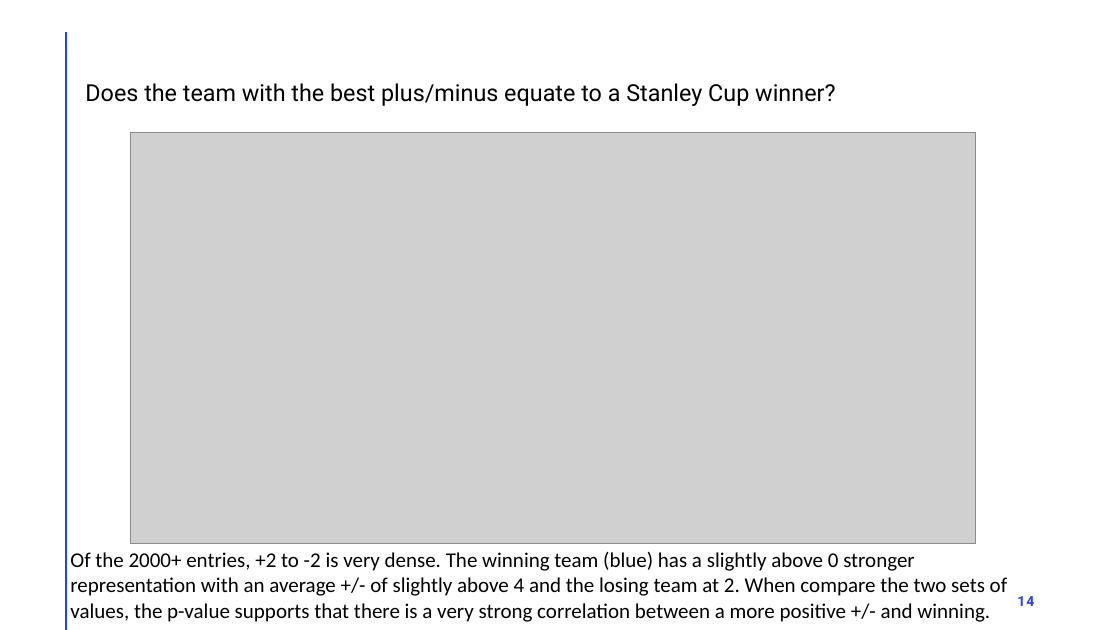
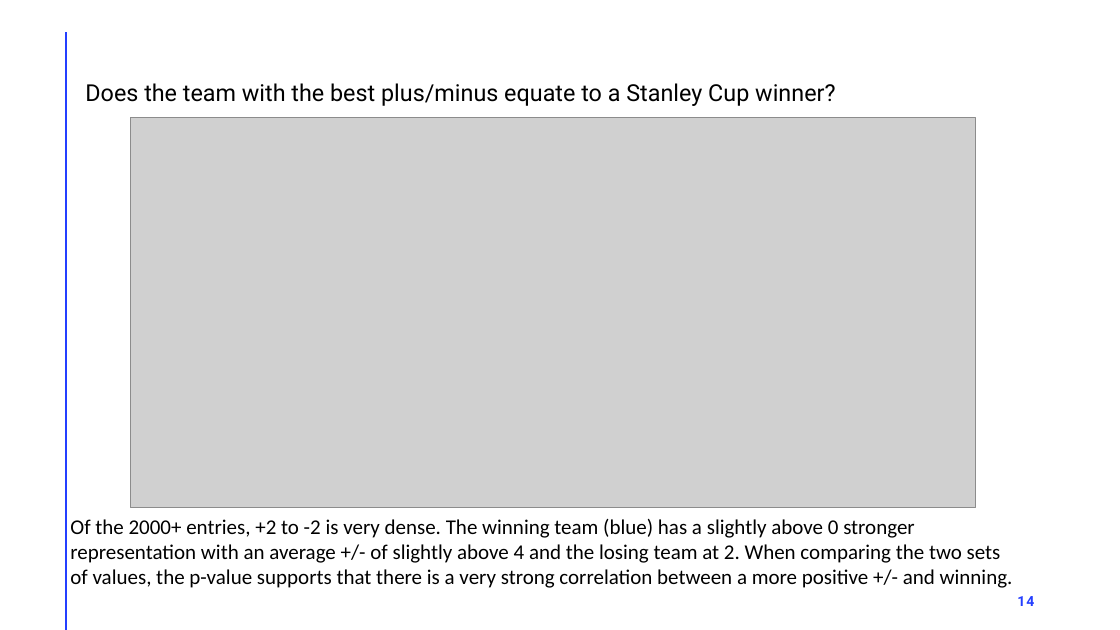
Before and after one commit to rbrennan55/project-sports-analytics-NHL, a slide deck: slide 14 of project-1-nhl.pptx. Drawn at 1120x630 pixels with LibreOffice and Linux fonts; fonts in the diff are those of the drawing; grey boxes stand for pictures. Boxes give left, top, right and bottom in pixels: in the first picture for what was removed or moved away, otherwise in the second. Text is boxed around its words. In the diff, an @@ line names an element or a change of style, - is before the commit and + after.

Commit message:
revised, Nationality and grammar

```diff
--- a/project-1-nhl.pptx
+++ b/project-1-nhl.pptx
@@ picture: place and size @@
-picture at box(130, 132, 975, 544)
+picture at box(130, 118, 975, 507)
@@ text at box(70, 519, 1013, 588): text changed @@
-Of the 2000+ entries, +2 to -2 is very dense. The winning team (blue) has a slightly above 0 stronger representation with an average +/- of slightly above 4 and the losing team at 2. When compare the two sets of values, the p-value supports that there is a very strong correlation between a more positive +/- and winning.
+Of the 2000+ entries, +2 to -2 is very dense. The winning team (blue) has a slightly above 0 stronger representation with an average +/- of slightly above 4 and the losing team at 2. When comparing the two sets of values, the p-value supports that there is a very strong correlation between a more positive +/- and winning.
```
Also in this commit, not shown: 4 other slides changed.
